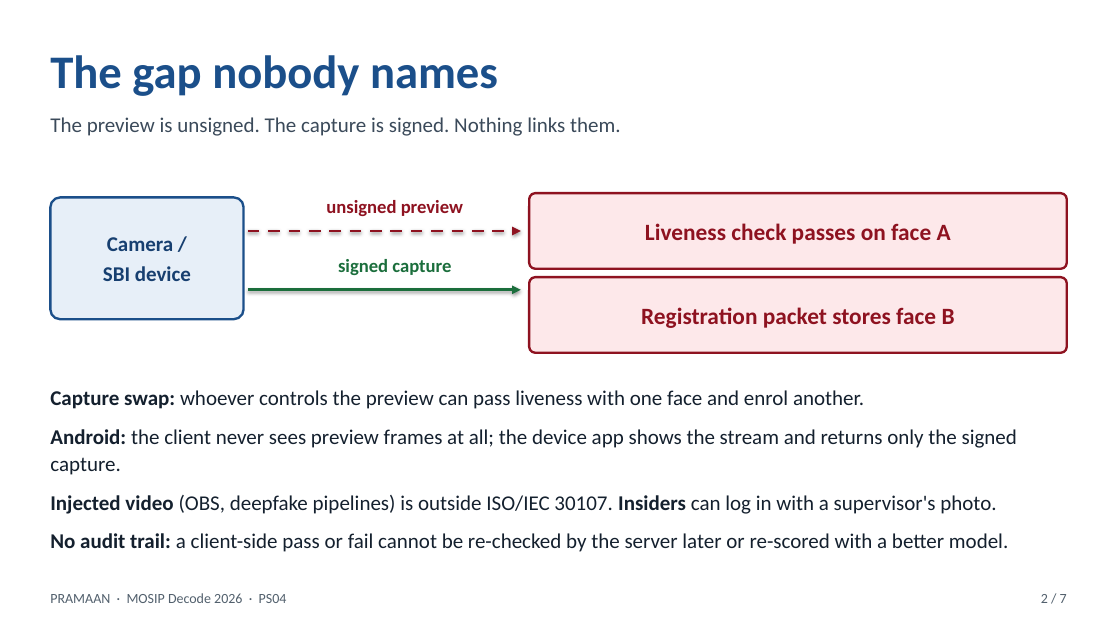
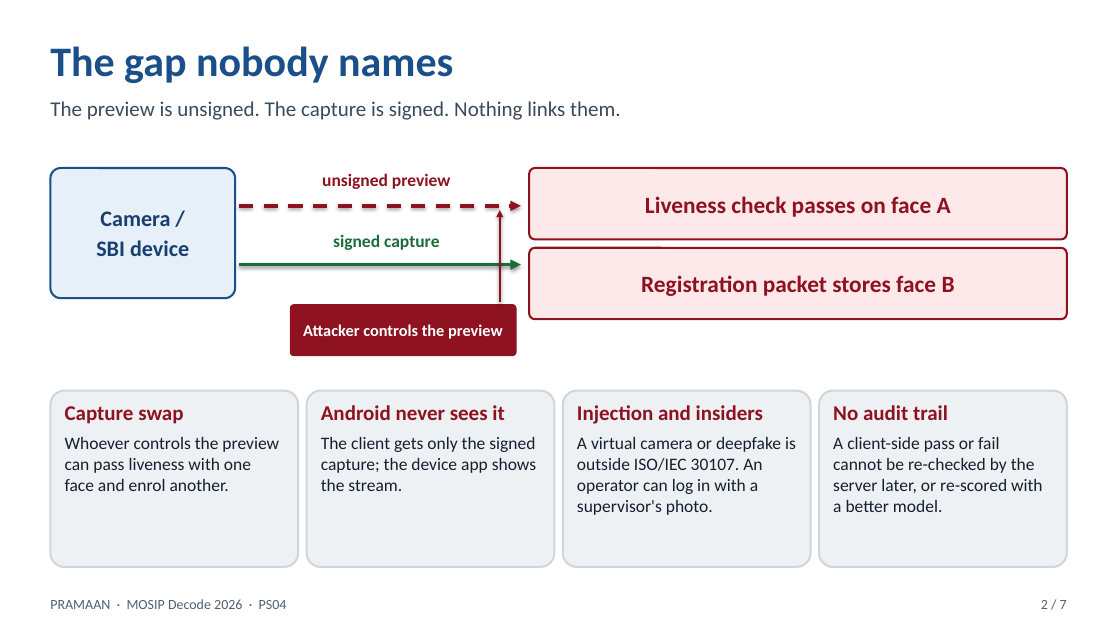
Before and after one commit to GargBhavya-tech/pramaan, a slide deck: slide 2 of docs/submission/PRAMAAN-pitch-7slides.pptx. Drawn at 1120x630 pixels with LibreOffice and Linux fonts; fonts in the diff are those of the drawing. Boxes give left, top, right and bottom in pixels: in the first picture for what was removed or moved away, otherwise in the second. Text is boxed around its words. In the diff, an @@ line names an element or a change of style, - is before the commit and + after.

```diff
--- a/docs/submission/PRAMAAN-pitch-7slides.pptx
+++ b/docs/submission/PRAMAAN-pitch-7slides.pptx
@@ text "The gap nobody names" at (50,46,453,83): size 40 to 36 pt; line spacing 1.08 to 1.05 @@
@@ text "The preview is unsigned. The ...": place and size @@
-text "The preview is unsigned. The ..." at (50,117,621,136)
+text "The preview is unsigned. The ..." at (50,101,621,120)
@@ rounded rectangle "Camera /": place and size @@
-rounded rectangle "Camera /" at (50,197,244,319)
+rounded rectangle "Camera /" at (50,168,235,298)
@@ rounded rectangle "Camera /" at (50,168,235,298): size 18 to 19 pt; less space between paragraphs; outline #1B4F8A 2 pt to #1B4F8A 1.75 pt @@
@@ text "unsigned preview" at (322,173,450,189): size 16 to 15 pt; line spacing 1.08 to 1.05 @@
@@ text "unsigned preview": place and size @@
-text "unsigned preview" at (326,200,463,216)
+text "unsigned preview" at (322,173,450,189)
@@ rounded rectangle "Liveness check passes on face ...": place and size @@
-rounded rectangle "Liveness check passes on face ..." at (529,193,1067,269)
+rounded rectangle "Liveness check passes on face ..." at (529,168,1067,239)
@@ rounded rectangle "Liveness check passes on face ..." at (529,168,1067,239): less space between paragraphs; outline #8E1220 2 pt to #8E1220 1.75 pt @@
@@ arrow moved from (248, 231) - (521, 231) to (239, 206) - (521, 206) @@
@@ arrow (239, 206) - (521, 206): stroke #8E1220 2.5 pt dashed to #8E1220 3 pt dashed @@
@@ text "signed capture": place and size @@
-text "signed capture" at (338,259,451,275)
+text "signed capture" at (333,234,439,250)
@@ text "signed capture" at (333,234,439,250): size 16 to 15 pt; line spacing 1.08 to 1.05 @@
@@ arrow added from (500, 302) to (500, 210), #8E1220 2 pt @@
@@ arrow moved from (248, 290) - (521, 290) to (239, 265) - (521, 265) @@
@@ arrow (239, 265) - (521, 265): stroke #1B6E3C 2.5 pt to #1B6E3C 3 pt @@
@@ rounded rectangle "Registration packet stores face B" at (529,248,1067,319): less space between paragraphs; outline #8E1220 2 pt to #8E1220 1.75 pt @@
@@ rounded rectangle "Registration packet stores face B": place and size @@
-rounded rectangle "Registration packet stores face B" at (529,277,1067,353)
+rounded rectangle "Registration packet stores face B" at (529,248,1067,319)
@@ rounded rectangle added at (290,304,517,356), fill #8E1220, 14 pt, text #FFFFFF, bold @@
+Attacker controls the preview
@@ text removed at (50,390,1017,552) @@
-Capture swap: whoever controls the preview can pass liveness with one face and enrol another.
-Android: the client never sees preview frames at all; the device app shows the stream and returns only the signed capture.
-Injected video (OBS, deepfake pipelines) is outside ISO/IEC 30107. Insiders can log in with a supervisor's photo.
-No audit trail: a client-side pass or fail cannot be re-checked by the server later or re-scored with a better model.
@@ rounded rectangle added at (50,391,298,567), fill #EEF1F4, outline #CFD6DD 1.75 pt, 15 pt, text #14202E @@
+Capture swap
+Whoever controls the preview can pass liveness with one face and enrol another.
@@ rounded rectangle added at (307,391,555,567), fill #EEF1F4, outline #CFD6DD 1.75 pt, 15 pt, text #14202E @@
+Android never sees it
+The client gets only the signed capture; the device app shows the stream.
@@ rounded rectangle added at (563,391,811,567), fill #EEF1F4, outline #CFD6DD 1.75 pt, 15 pt, text #14202E @@
+Injection and insiders
+A virtual camera or deepfake is outside ISO/IEC 30107. An operator can log in with a supervisor's photo.
@@ rounded rectangle added at (819,391,1067,567), fill #EEF1F4, outline #CFD6DD 1.75 pt, 15 pt, text #14202E @@
+No audit trail
+A client-side pass or fail cannot be re-checked by the server later, or re-scored with a better model.
@@ line spacing 1.08 to 1.05 in 3 elements at (50,101,621,120), (1041,600,1067,609), (50,599,287,609) @@
```
Also in this commit, not shown: 2 other slides changed, 4 slides added, 4 slides removed, 3 other files.
